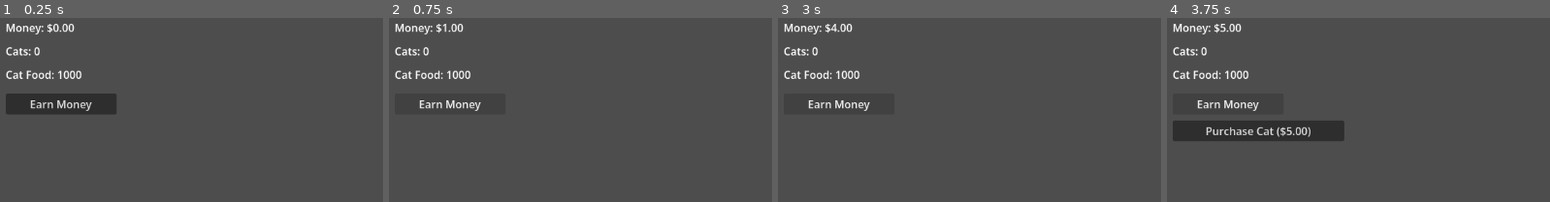
Above: before the commit, frames 1-4 (left to right).
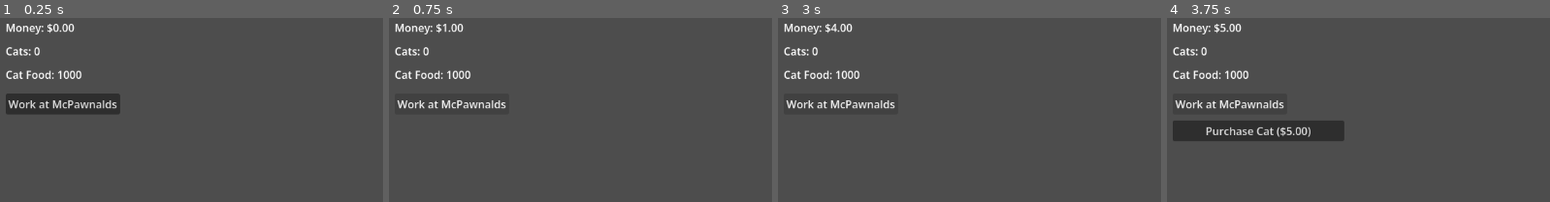
Above: after the commit, the same moments.

Repository: jaggasaurus-rex/cat-idler
Game: Godot game, scene res://scenes/Main.tscn
The game is run twice, just before and just after one commit, with the same random seed, the same clock (stepped at 60 frames per second) and the same inputs.
Inputs:
- Up to frame 1 (0.25 s): no input
- Up to frame 2 (0.75 s): click "Earn Money" (after the commit: "Work at McPawnalds") at 0.5 s
- Up to frame 3 (3 s): click "Earn Money" (after the commit: "Work at McPawnalds") at 1.25 s; click "Earn Money" (after the commit: "Work at McPawnalds") at 2 s; tap Enter at 2.75 s
- Up to frame 4 (3.75 s): tap Space at 3.5 s
The pictures show only the part of the screen within x 0-50%, y 0-50%; the shares and areas given below are measured in that part.

The runs differ from the first frame. In frame 1, 0.8% of the frame differs, in the area x 2-32%, y 41-53%; in frame 2, 0.8%; in frame 3, 0.8%; in frame 4, 0.8%.

Commit message:
Rename Earn Money button to "Work at McPawnalds"
Co-Authored-By: Claude Sonnet 4.6 <noreply@anthropic.com>

Diff:
--- a/scenes/Main.tscn
+++ b/scenes/Main.tscn
@@ -41,7 +41,7 @@
 offset_top = 130.0
 offset_right = 185.0
 offset_bottom = 160.0
-text = "Earn Money"
+text = "Work at McPawnalds"
 
 [node name="PurchaseCatButton" type="Button" parent="." unique_id=375900732]
 visible = false
Not shown, changed: CONTEXT.md
